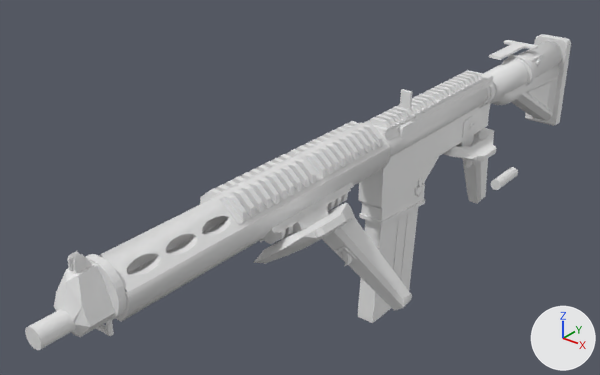
The FBX model God-Circuit/Assets/Models/Weapons/baseAR.fbx as it was, and as the next commit left it.
One viewpoint serves both versions: a 50 mm lens placed at (21.8, -46.3, 28.5), pointed at (-3.9, -14.1, 8.6). The lights are fixed; the arrows at lower right show +X, +Y and +Z. Where no turn or scale is listed for an object, it has been applied to the vertices.

Names of what the first picture shows: 'Barrel', 'ButtStock', 'FrontSights', 'HadnGuard', 'Mag', 'Picatinny', 'Picatinny.002', 'Picatinny.003', 'Picatinny.004', 'Picatinny.005', 'Picatinny.007', 'Picatinny.008', 'ReadGas', 'TriggerGuard.001', 'TriggerGuard.002', 'UnderGrab', 'UpperReciever', 'bool'.
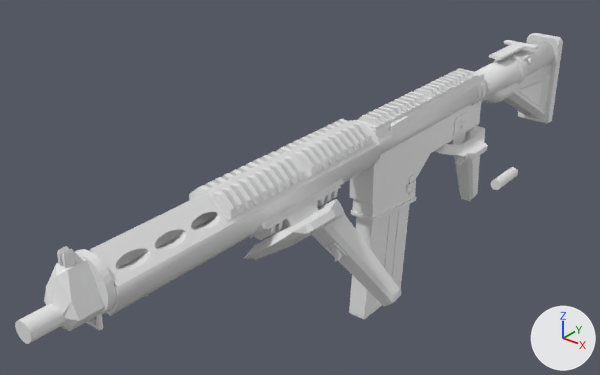
Changed parts and their boxes [x1, y1, x2, y2] in the pictures (600 x 375 px):
'HadnGuard', moved
    before: [99, 120, 390, 322]
    after: [89, 120, 380, 316]
'UpperReciever', moved
    before: [358, 73, 496, 225]
    after: [350, 71, 487, 222]
'TriggerGuard.002', moved
    before: [254, 203, 412, 311]
    after: [244, 199, 402, 306]
'ButtStock', moved
    before: [483, 34, 571, 126]
    after: [475, 33, 563, 124]
'FrontSights', moved
    before: [54, 251, 127, 337]
    after: [44, 246, 116, 331]
'Mag', moved
    before: [358, 207, 418, 323]
    after: [349, 204, 410, 319]
'Picatinny.003', moved
    before: [219, 157, 319, 225]
    after: [208, 155, 308, 221]
'Picatinny.007', moved
    before: [302, 124, 385, 181]
    after: [291, 122, 374, 177]
'TriggerGuard.001', moved
    before: [443, 128, 497, 204]
    after: [435, 126, 488, 201]
'Barrel', moved
    before: [25, 220, 227, 350]
    after: [15, 217, 215, 344]
'Picatinny.002', moved
    before: [260, 189, 351, 244]
    after: [250, 186, 341, 240]
'Picatinny', moved
    before: [369, 94, 440, 131]
    after: [356, 92, 430, 129]
'Picatinny.004', moved
    before: [200, 154, 295, 204]
    after: [189, 151, 284, 201]
'Picatinny.008', moved
    before: [423, 70, 485, 102]
    after: [414, 68, 476, 101]
'UnderGrab', moved
    before: [263, 182, 354, 239]
    after: [251, 179, 344, 236]
'Picatinny.005', moved
    before: [286, 121, 362, 157]
    after: [275, 119, 352, 154]
'ReadGas', moved
    before: [502, 55, 535, 86]
    after: [494, 54, 526, 84]
'bool', deleted
    before: [400, 89, 412, 109]

What the commit changed:
Object 'Picatinny.004' (ob_picatinny_004) moves from (-1.34, -21.21, 12.51) to (-1.94, -21.29, 12.51).
Object 'Barrel' (ob_barrel) moves from (-0.49, -15.14, 11.02) to (-1.09, -15.14, 11.02).
Object 'Picatinny.007' (ob_picatinny_007) moves from (0.3, -15.77, 12.56) to (-0.3, -15.86, 12.56).
Object 'UpperReciever' (ob_upperreciever) moves from (-0.45, -6.35, 9.49) to (-1.05, -6.35, 9.49).
Object 'Picatinny.005' (ob_picatinny_005) moves from (-1.34, -15.72, 12.51) to (-1.94, -15.8, 12.51).
Object 'ReadGas' (ob_readgas) moves from (-0.42, 4.83, 11.06) to (-1.02, 4.83, 11.06).
Object 'TriggerGuard.002' (ob_triggerguard_002) moves from (2.12, -18.1, 8.46) to (1.52, -18.1, 8.46).
Object 'Picatinny' (ob_picatinny) moves from (-0.45, -9.45, 12.54) to (-1.05, -9.45, 12.54).
Object 'ButtStock' (ob_buttstock) moves from (-0.43, 5.46, 9.05) to (-1.03, 5.46, 9.05).
Object 'FrontSights' (ob_frontsights) moves from (-0.51, -31.11, 11.85) to (-1.11, -31.11, 11.85).
Object 'HadnGuard' (ob_hadnguard) moves from (-0.48, -21.45, 11.58) to (-1.08, -21.45, 11.58).
Object 'Picatinny.008' (ob_picatinny_008) moves from (-0.45, -3.96, 12.54) to (-1.05, -3.96, 12.54).
Object 'UnderGrab' (ob_undergrab) moves from (0.28, -18.95, 10.63) to (-0.32, -18.95, 10.63).
Object 'Picatinny.002' (ob_picatinny_002) moves from (0.79, -19.11, 10.03) to (0.18, -19.11, 10.03).
Object 'Mag' (ob_mag) moves from (0.62, -11.52, 1.81) to (0.02, -11.52, 1.81).
Object 'TriggerGuard.001' (ob_triggerguard_001) moves from (-0.29, -1.11, 6.84) to (-0.89, -1.11, 6.84).
Object 'bool' (ob_bool) is deleted.
Object 'Picatinny.003' (ob_picatinny_003) moves from (0.3, -21.26, 12.56) to (-0.3, -21.34, 12.56).
